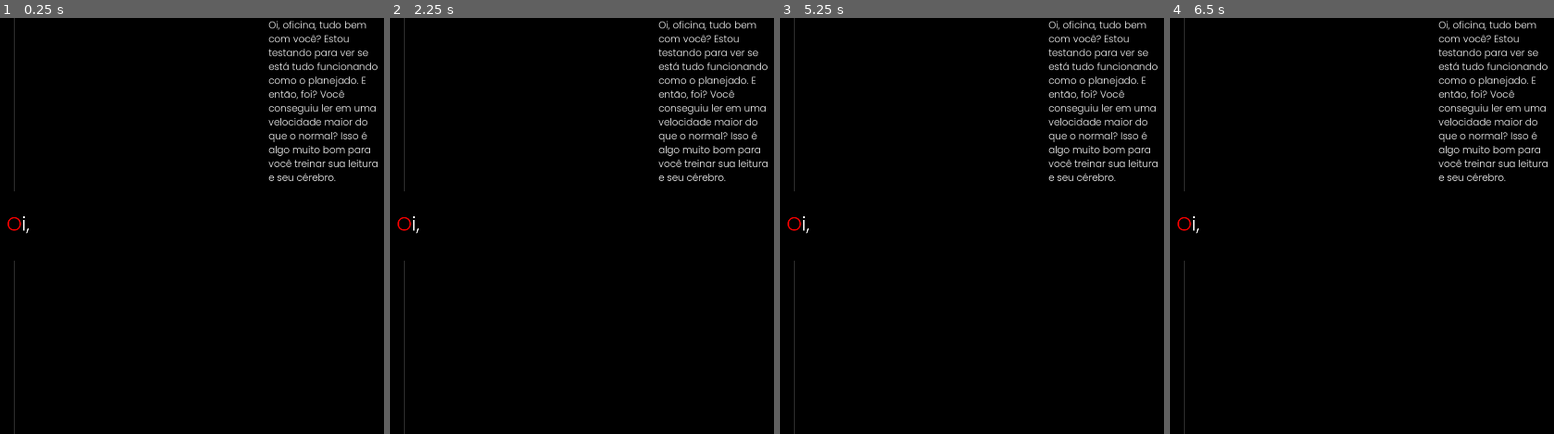
Above: before the commit, frames 1-4 (left to right).
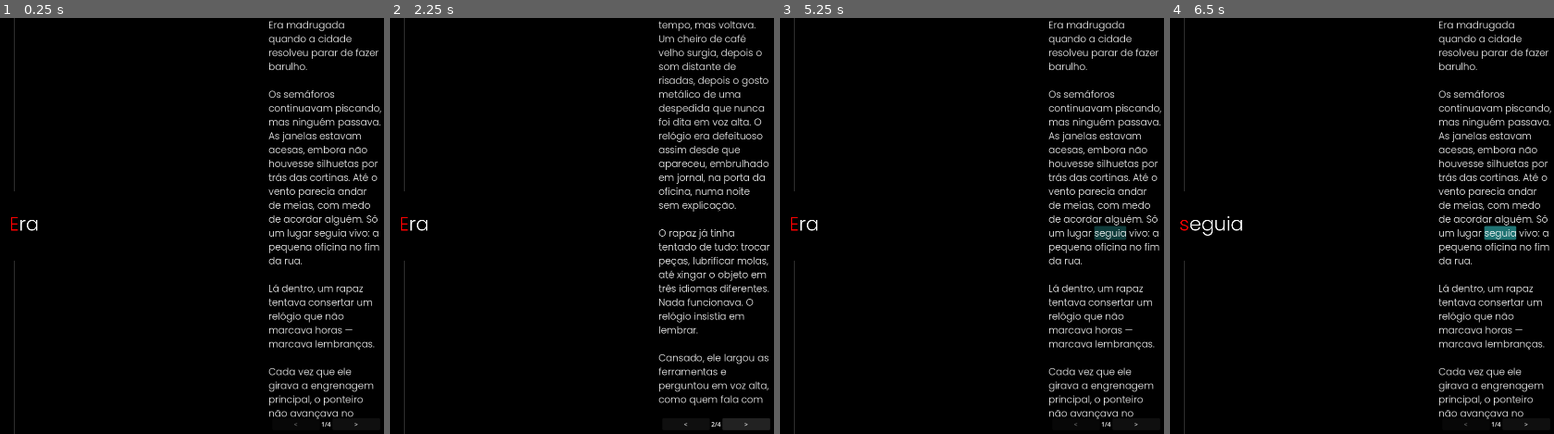
Above: after the commit, the same moments.

Repository: NothermanVEVO/SpeedReader
Game: Godot game, scene res://SpeedReader.tscn
The game is run twice, just before and just after one commit, with the same random seed, the same clock (stepped at 60 frames per second) and the same inputs. The project has no main scene, so this scene is started directly.
Inputs (mouse positions are in pixels of both pictures, inside the frame that each line leads up to):
- Up to frame 1 (0.25 s): no input
- Up to frame 2 (2.25 s): click (747, 425) at 0.5 s, where only the run after the commit has a clickable ">"; click (685, 425) at 1.25 s, where only the run after the commit has a clickable "<"; click (747, 425) at 2 s, where only the run after the commit has a clickable ">"
- Up to frame 3 (5.25 s): click (1075, 425) at 2.75 s, where only the run after the commit has a clickable "<"; click (1137, 425) at 3.5 s, where only the run after the commit has a clickable ">"; click (1075, 425) at 4.25 s, where only the run after the commit has a clickable "<"; tap Enter (ui_accept) at 5 s; move the mouse to (1106, 226) at 5.02 s
- Up to frame 4 (6.5 s): tap Enter (ui_accept) at 5.27 s; click (1500, 234) at 5.77 s

The runs differ from the first frame. In frame 1, 6.0% of the frame differs, in the area x 1-100%, y 0-99%; in frame 2, 6.4%, in the area x 1-100%, y 0-100%; in frame 3, 6.2%; in frame 4, 6.4%.

Commit message:
2026/01/17 - 002
- Now there's pages for really big texts.
- Optimization to save memory.

Diff:
--- a/speed-reader/FullText.gd
+++ b/speed-reader/FullText.gd
@@ -1,19 +1,29 @@
 extends RichTextLabel
 
 class_name FullText
+
+var _full_text : String
+var _pages : Array[String] = []
+var _maximum_lines : int = -1
+var _currently_page_idx : int = 0
 
 var _font : Font = load("res://fonts/Poppins/Poppins-Light.ttf")
 var _font_size : int = 25
 var _paragraph := TextParagraph.new()
 
 var _letters : Array[Letter] = []
-var _words : Array[Word] = []
+var _currently_page_letters : Array[Letter] = []
+var _currently_page_words : Array[Word] = []
 
 @onready var _word_button : Button = $WordButton
 var _fade_tween : Tween
 var _last_word_in_button : Word
 var _currently_word_in_button : Word
 
+@onready var _pages_text : RichTextLabel = $"../MarginContainer/HBoxContainer/Pages"
+@onready var _left_page_button : Button = $"../MarginContainer/HBoxContainer/LeftPage"
+@onready var _right_page_button : Button = $"../MarginContainer/HBoxContainer/RightPage"
+
 signal clicked_on_word(word : String, idx : int)
 
 func _ready() -> void:
@@ -23,10 +33,11 @@
 
 func _resized() -> void:
 	_paragraph.width = size.x
+	set_full_text(_full_text)
 
 func _physics_process(_delta: float) -> void:
 	var _found_mouse_in_word : bool = false
-	for word in _words:
+	for word in _currently_page_words:
 		if word.rect.has_point(get_local_mouse_position()):
 			_set_word_button(word)
 			_found_mouse_in_word = true
@@ -77,18 +88,22 @@
 		_word_button.visible = false
 	)
 
-func define_text(_text : String) -> void:
-	text = _text
+func set_full_text(full_text : String) -> void:
+	_full_text = full_text
+	_calculate_pages(_full_text)
+	queue_redraw()
+
+func _draw() -> void:
+	if not _pages:
+		return
+
+	_pages_text.text = str(_currently_page_idx + 1) + "/" + str(_pages.size())
+
 	_paragraph.clear()
-	_paragraph.add_string(text, _font, _font_size)
-	queue_redraw()
-
-func _draw() -> void:
-	if not text:
-		return
-
-	_letters.clear()
-	_words.clear()
+	_paragraph.add_string(_pages[_currently_page_idx], _font, _font_size)
+
+	_currently_page_letters.clear()
+	_currently_page_words.clear()
 
 	# Get the primary text server
 	var text_server = TextServerManager.get_primary_interface()
@@ -121,13 +136,7 @@
 			# get the offset, it may be needed
 			#var offset = glyph.get("offset", Vector2.ZERO)
 
-			# draw a red rect surrounding the glyph
-			#draw_rect(Rect2(Vector2(x, y), Vector2(advance, ascent + descent)), Color.RED, false)
-			_letters.append(Letter.new(Rect2(Vector2(x, y), Vector2(advance, ascent + descent)), text[character_idx]))
-			if Rect2(Vector2(x, y), Vector2(advance, ascent + descent)).has_point(get_local_mouse_position()):
-				pass
-				#print(get_word_index_from_char_idx(text, text.split(" "), character_idx))
-				#print(text.split(" ")[get_word_index_from_char_idx(text, text.split(" "), character_idx)])
+			_currently_page_letters.append(Letter.new(Rect2(Vector2(x, y), Vector2(advance, ascent + descent)), _pages[_currently_page_idx][character_idx], i))
 
 			# add the advance to x
 			x += advance
@@ -136,19 +145,17 @@
 		# update y with the ascent and descent of the line
 		y += ascent + descent
 
-	# draw the paragraph to this canvas item
-	#_paragraph.draw(get_canvas_item(), Vector2.ZERO)
 	var word_idx := 0
 	var idx := 0
 	var _current_word : Word = null
 	var _first_letter_idx := -1
 
-	while idx < _letters.size():
-		var letter := _letters[idx]
+	while idx < _currently_page_letters.size():
+		var letter := _currently_page_letters[idx]
 
 		if not _is_whitespace(letter.letter):
 			if _current_word == null:
-				_current_word = Word.new(letter.rect, "", word_idx)
+				_current_word = Word.new(letter.rect, "", word_idx, letter.line)
 				word_idx += 1
 				_first_letter_idx = idx
 
@@ -156,7 +163,7 @@
 			_current_word.rect = _current_word.rect.merge(letter.rect)
 		else:
 			if _current_word != null:
-				_words.append(_current_word)
+				_currently_page_words.append(_current_word)
 				_current_word = null
 				_first_letter_idx = -1
 
@@ -164,14 +171,88 @@
 
 	# pega a última palavra (caso não termine com whitespace)
 	if _current_word != null:
-		_words.append(_current_word)
-
-	#for word in _words:
-		#draw_rect(word.rect, Color.RED, false)
-		#print(word.word)
+		_currently_page_words.append(_current_word)
+
+	# draw the paragraph to this canvas item
+	_paragraph.draw(get_canvas_item(), Vector2.ZERO)
+
+func _calculate_pages(full_text : String) -> void:
+	var paragraph := TextParagraph.new()
+	paragraph.width = size.x
+	paragraph.add_string(full_text, _font, _font_size)
+
+	_pages.clear()
+	_letters.clear()
+
+	# Get the primary text server
+	var text_server = TextServerManager.get_primary_interface()
+	var x = 0.0
+	var y = 0.0
+	var ascent = 0.0
+	var descent = 0.0
+	var character_idx : int = 0
+	_maximum_lines = -1
+
+	# for each line
+	for i in paragraph.get_line_count():
+		# reset x
+		x = 0.0
+
+		# get the ascent and descent of the line
+		ascent = paragraph.get_line_ascent(i)
+		descent = paragraph.get_line_descent(i)
+
+		# get the rid of the line
+		var line_rid = paragraph.get_line_rid(i)
+
+		# get all the glyphs that compose the line
+		var glyphs = text_server.shaped_text_get_glyphs(line_rid)
+
+		# for each glyph
+		for glyph in glyphs:
+			# get the advance (how much the we need to move x)
+			var advance = glyph.get("advance", 0)
+
+			# get the offset, it may be needed
+			#var offset = glyph.get("offset", Vector2.ZERO)
+
+			if _maximum_lines < 0 and y + ascent + descent >= position.y + size.y:
+				_maximum_lines = i - 1
+			_letters.append(Letter.new(Rect2(Vector2(x, y), Vector2(advance, ascent + descent)), full_text[character_idx], i))
+
+			# add the advance to x
+			x += advance
+			character_idx += 1
+
+		# update y with the ascent and descent of the line
+		y += ascent + descent
+
+	if _maximum_lines < 0:
+		_maximum_lines = paragraph.get_line_count()
+
+	var page : String = ""
+	var currently_page : int = 1
+	for i in _letters.size():
+		if _letters[i].line > _maximum_lines * currently_page:
+			currently_page += 1
+			_pages.append(page)
+			page = "" + _letters[i].letter
+		else:
+			page += _letters[i].letter
+	_letters.clear()
+	_pages.append(page)
+	_currently_page_idx = 0
+
+	_left_page_button.disabled = true
+	if _pages.size() > 1:
+		_right_page_button.disabled = false
+	else:
+		_right_page_button.disabled = true
+	#print(_pages)
+	#print(_maximum_lines)
 
 func get_word_index_from_char_idx(_text : String, words : PackedStringArray, char_idx : int) -> int:
-	if char_idx < 0 or char_idx >= text.length():
+	if char_idx < 0 or char_idx >= _text.length():
 		return -1
 
 	var running_idx := 0
@@ -212,16 +293,16 @@
 	#return text.substr(start, end - start + 1)
 
 func _get_start_idx(idx: int) -> int:
-	if idx < 0 or idx >= text.length():
+	if idx < 0 or idx >= _full_text.length():
 		return -1
 
-	if _is_whitespace(text[idx]):
+	if _is_whitespace(_full_text[idx]):
 		return -1
 
 	var start := idx
 
 	# Anda para trás
-	while start > 0 and not _is_whitespace(text[start - 1]):
+	while start > 0 and not _is_whitespace(_full_text[start - 1]):
 		start -= 1
 
 	return start
@@ -232,23 +313,50 @@
 class Letter:
 	var rect : Rect2
 	var letter : String
+	var line : int
 
 	@warning_ignore("shadowed_variable")
-	func _init(rect : Rect2, letter : String) -> void:
+	func _init(rect : Rect2, letter : String, line : int) -> void:
 		self.rect = rect
 		self.letter = letter
+		self.line = line
 
 class Word:
 	var idx : int
 	var rect : Rect2
 	var word : String
+	var line : int
 
 	@warning_ignore("shadowed_variable")
-	func _init(rect : Rect2, word : String, idx : int) -> void:
+	func _init(rect : Rect2, word : String, idx : int, line : int) -> void:
 		self.rect = rect
 		self.word = word
 		self.idx = idx
+		self.line = line
 
 func _on_word_button_pressed() -> void:
 	if _word_button.modulate.a > 0:
-		clicked_on_word.emit(_currently_word_in_button.word, _currently_word_in_button.idx)
+		var idx : int = 0
+		var page_idx : int = 0
+		while page_idx < _currently_page_idx:
+			idx += Global.split_text_by_space(_pages[page_idx]).size() - 1
+			page_idx += 1
+		clicked_on_word.emit(_currently_word_in_button.word, idx + _currently_word_in_button.idx)
+
+func _on_left_page_pressed() -> void:
+	if _currently_page_idx > 0:
+		_currently_page_idx -= 1
+		queue_redraw()
+		_left_page_button.release_focus()
+		_right_page_button.disabled = false
+		if _currently_page_idx <= 0:
+			_left_page_button.disabled = true
+
+func _on_right_page_pressed() -> void:
+	if _currently_page_idx < _pages.size() - 1:
+		_currently_page_idx += 1
+		queue_redraw()
+		_right_page_button.release_focus()
+		_left_page_button.disabled = false
+		if _currently_page_idx >= _pages.size() - 1:
+			_right_page_button.disabled = true
--- a/speed-reader/SpeedReader.gd
+++ b/speed-reader/SpeedReader.gd
@@ -1,4 +1,4 @@
-extends Control
+extends MarginContainer
 
 const MIN_WORDS_PER_MINUTE : float = 0.01
 const MAX_WORDS_PER_MINUTE : float = 10000
@@ -25,37 +25,37 @@
 
 func _ready() -> void:
 	_full_text.clicked_on_word.connect(_full_text_clicked_on_word)
-	set_text("Oi, oficina, tudo bem com você? Estou testando para ver se está tudo funcionando como o planejado. E então, foi? Você conseguiu ler em uma velocidade maior do que o normal? Isso é algo muito bom para você treinar sua leitura e seu cérebro.")
+	#set_text("Oi, oficina, tudo bem com você? Estou testando para ver se está tudo funcionando como o planejado. E então, foi? Você conseguiu ler em uma velocidade maior do que o normal? Isso é algo muito bom para você treinar sua leitura e seu cérebro.")
 	#set_text("A tecnologia é uma ponte entre o que imaginamos e o que conseguimos realizar. Por meio dela, transformamos  …(912 unchanged characters)…
-	#set_text("Era madrugada quando a cidade resolveu parar de fazer barulho.
-#
-#Os semáforos continuavam piscando, mas ninguém passava. As janelas estavam acesas, embora não houvesse silhuetas por trás das cortinas. Até o vento parecia andar de meias, com medo de acordar alguém. Só um lugar seguia vivo: a pequena oficina no fim da rua.
-#
-#Lá dentro, um rapaz tentava consertar um relógio que não marcava horas — marcava lembranças.
-#
-#Cada vez que ele girava a engrenagem pri …(314 unchanged characters)…
-#
-#O rapaz já tinha tentado de tudo: trocar peças, lubrificar molas, até xingar o objeto em três idiomas diferentes. Nada funcionava. O relógio insistia em lembrar.
-#
-#Cansado, ele largou as ferramentas e perguntou em voz alta, como quem fala com um gato:
-#
-#— O que você quer de mim?
-#
-#O relógio respondeu.
-#
-#Não com palavras, mas parando exatamente às 03:17.
-#
-#Naquele instante, a oficina se encheu de algo que não era som nem luz. Era presença. Ele soube, sem entender como, que aquele era o horário em que sempre fugia de algo importante. O momento em que desligava o celular, mudava de assunto, fingia estar ocupado.
-#
-#Com as mãos tremendo, ele girou o ponteiro mais uma vez.
-#
-#Dessa vez, o relógio não mostrou uma lembrança. Mostrou um futuro simples: a oficina aberta de manhã, cheiro de café fresco, alguém entrando e sorrindo como se estivesse finalmente em casa.
-#
-#O relógio então voltou a funcionar como qualquer outro.
-#
-#A cidade retomou o barulho. Os semáforos ouviram passos. O vento tirou as meias.
-#
-#E o rapaz aprendeu que alguns consertos não são feitos com ferramentas — mas com coragem de ficar quando tudo em você quer ir embora.")
+	set_text("Era madrugada quando a cidade resolveu parar de fazer barulho.
+
+Os semáforos continuavam piscando, mas ninguém passava. As janelas estavam acesas, embora não houvesse silhuetas por trás das cortinas. Até o vento parecia andar de meias, com medo de acordar alguém. Só um lugar seguia vivo: a pequena oficina no fim da rua.
+
+Lá dentro, um rapaz tentava consertar um relógio que não marcava horas — marcava lembranças.
+
+Cada vez que ele girava a engrenagem pri …(314 unchanged characters)…
+
+O rapaz já tinha tentado de tudo: trocar peças, lubrificar molas, até xingar o objeto em três idiomas diferentes. Nada funcionava. O relógio insistia em lembrar.
+
+Cansado, ele largou as ferramentas e perguntou em voz alta, como quem fala com um gato:
+
+— O que você quer de mim?
+
+O relógio respondeu.
+
+Não com palavras, mas parando exatamente às 03:17.
+
+Naquele instante, a oficina se encheu de algo que não era som nem luz. Era presença. Ele soube, sem entender como, que aquele era o horário em que sempre fugia de algo importante. O momento em que desligava o celular, mudava de assunto, fingia estar ocupado.
+
+Com as mãos tremendo, ele girou o ponteiro mais uma vez.
+
+Dessa vez, o relógio não mostrou uma lembrança. Mostrou um futuro simples: a oficina aberta de manhã, cheiro de café fresco, alguém entrando e sorrindo como se estivesse finalmente em casa.
+
+O relógio então voltou a funcionar como qualquer outro.
+
+A cidade retomou o barulho. Os semáforos ouviram passos. O vento tirou as meias.
+
+E o rapaz aprendeu que alguns consertos não são feitos com ferramentas — mas com coragem de ficar quando tudo em você quer ir embora.")
 	#set_text("alguém.")
 	#set_text("oficina")
 	#set_text("
@@ -84,11 +84,8 @@
 			stop()
 
 func set_text(text : String) -> void:
-	_full_text.define_text(text)
-	var regex := RegEx.new()
-	regex.compile("\\s+")
-	_text = regex.sub(text, " ", true)
-	_words = _text.split(" ")
+	_full_text.set_full_text(text)
+	_words = Global.split_text_by_space(text)
 	_set_current_word(0)
 	_currently_word_idx = -1
 
--- a/speed-reader/SpeedReader.tscn
+++ b/speed-reader/SpeedReader.tscn
@@ -54,4 +54,40 @@
 focus_mode = 0
 mouse_default_cursor_shape = 2
 
+[node name="MarginContainer" type="MarginContainer" parent="MarginContainer"]
+layout_mode = 2
+size_flags_vertical = 8
+theme_override_constants/margin_left = 10
+theme_override_constants/margin_top = 10
+theme_override_constants/margin_right = 10
+theme_override_constants/margin_bottom = 10
+
+[node name="HBoxContainer" type="HBoxContainer" parent="MarginContainer/MarginContainer"]
+layout_mode = 2
+
+[node name="LeftPage" type="Button" parent="MarginContainer/MarginContainer/HBoxContainer"]
+layout_mode = 2
+size_flags_horizontal = 3
+mouse_default_cursor_shape = 2
+disabled = true
+text = "<"
+
+[node name="Pages" type="RichTextLabel" parent="MarginContainer/MarginContainer/HBoxContainer"]
+layout_mode = 2
+text = "0/0"
+fit_content = true
+scroll_active = false
+autowrap_mode = 0
+horizontal_alignment = 1
+vertical_alignment = 1
+
+[node name="RightPage" type="Button" parent="MarginContainer/MarginContainer/HBoxContainer"]
+layout_mode = 2
+size_flags_horizontal = 3
+mouse_default_cursor_shape = 2
+disabled = true
+text = ">"
+
 [connection signal="pressed" from="MarginContainer/FullText/WordButton" to="MarginContainer/FullText" method="_on_word_button_pressed"]
+[connection signal="pressed" from="MarginContainer/MarginContainer/HBoxContainer/LeftPage" to="MarginContainer/FullText" method="_on_left_page_pressed"]
+[connection signal="pressed" from="MarginContainer/MarginContainer/HBoxContainer/RightPage" to="MarginContainer/FullText" method="_on_right_page_pressed"]
--- /dev/null
+++ b/speed-reader/global/Global.gd
@@ -0,0 +1,7 @@
+extends Node
+
+func split_text_by_space(text : String) -> PackedStringArray:
+	var regex := RegEx.new()
+	regex.compile("\\s+")
+	text = regex.sub(text, " ", true)
+	return text.split(" ")
--- a/speed-reader/project.godot
+++ b/speed-reader/project.godot
@@ -15,6 +15,10 @@
 boot_splash/bg_color=Color(0, 0, 0, 1)
 config/icon="res://icon.svg"
 
+[autoload]
+
+Global="*res://global/Global.gd"
+
 [display]
 
 window/size/viewport_width=1920
Not shown, added: speed-reader/global/Global.gd.uid
